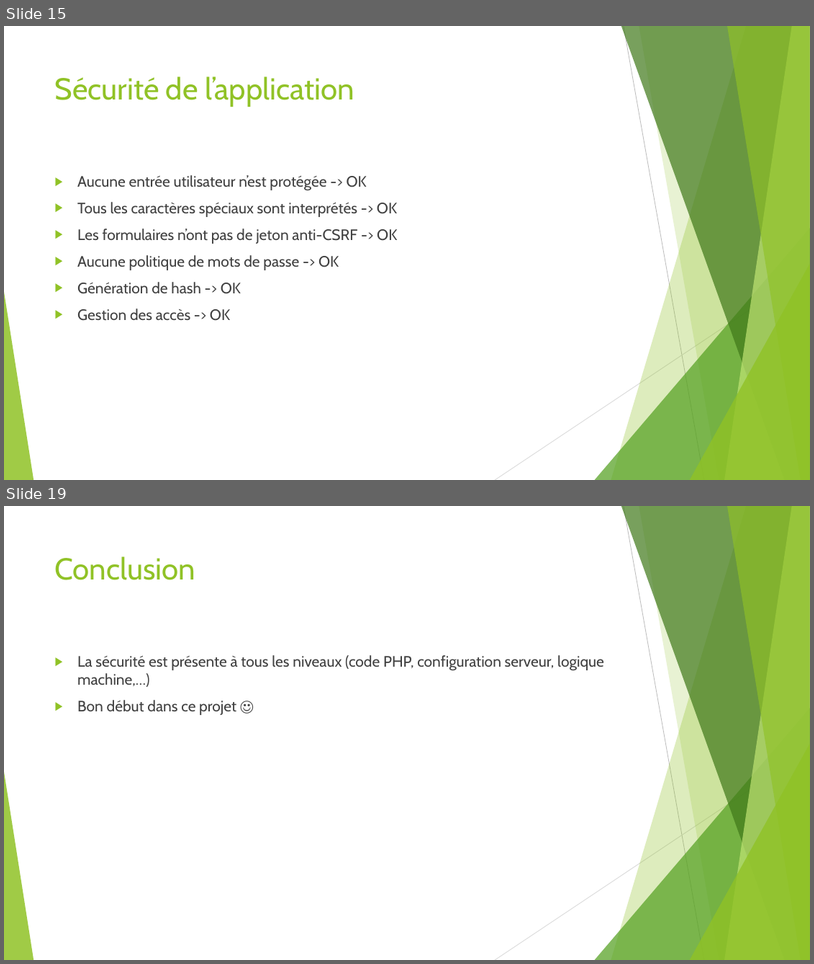
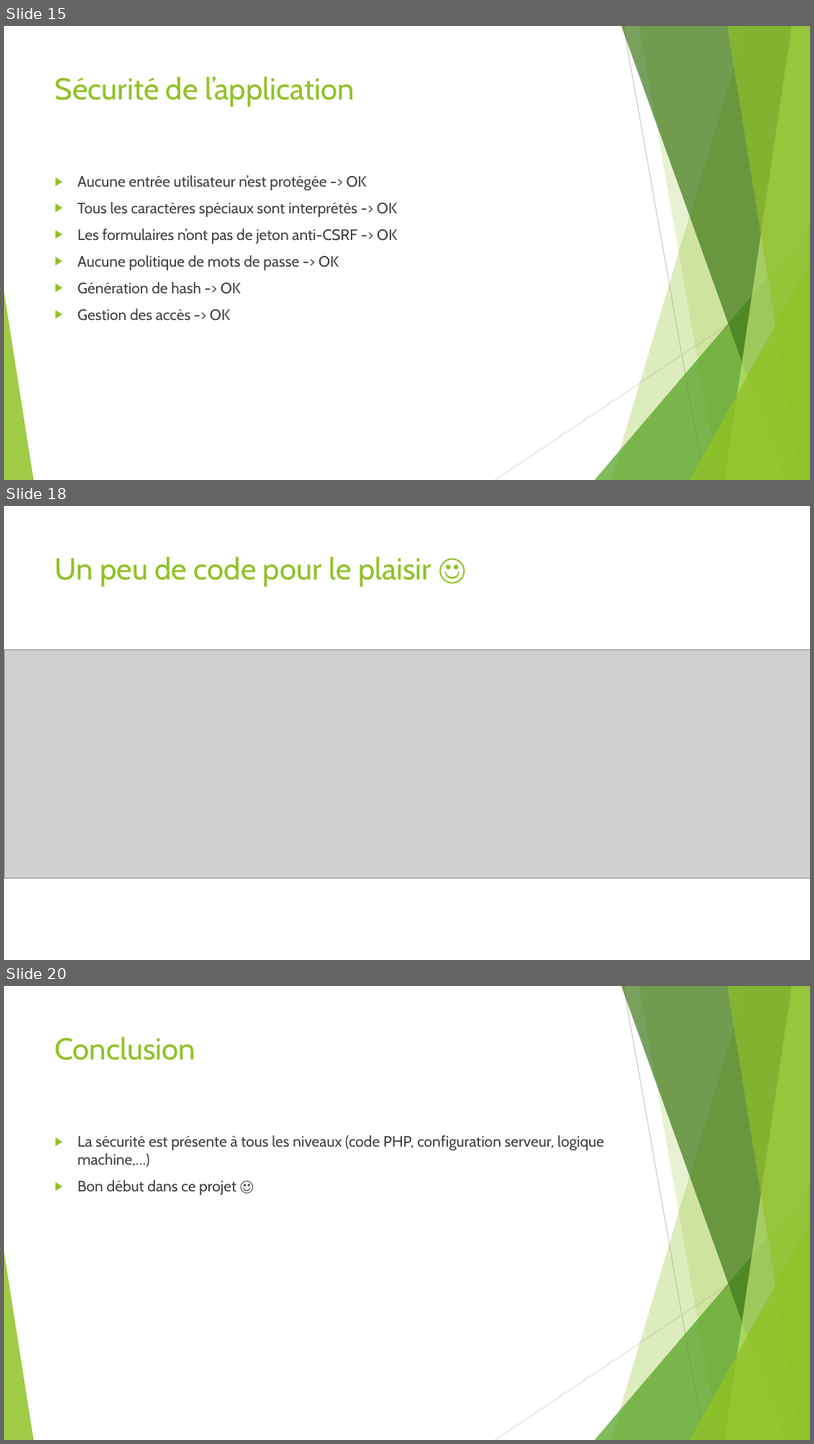
Before and after one commit to ThibaultSchowing/html, a slide deck: Présentation/STI_Schowing_Zharkova.pptx. Shown one above the other, each under a label of ours: slides 15 and 19 before the commit, slides 15, 18 and 20 after it; the slides between them are not shown. The pictures are 814x964 and 814x1444 pixels, drawn with LibreOffice and Linux fonts; fonts in the diff are those of the drawing; grey boxes stand for pictures. Boxes give left, top, right and bottom in pixels: in the first picture for what was removed or moved away, otherwise in the second. Text is boxed around its words. In the diff, an @@ line names an element or a change of style, - is before the commit and + after.

```diff
--- a/Présentation/STI_Schowing_Zharkova.pptx
+++ b/Présentation/STI_Schowing_Zharkova.pptx
@@ slide 18 added at <box>4,506,810,960</box>, background #FFFFFF; not listed: 10 template elements that a slide beside it also shows @@
@@ rectangle added at <box>4,506,810,960</box>, fill #FFFFFF @@
@@ title added at <box>55,556,432,587</box>, 36 pt, text #90C226 @@
+Un peu de code pour le plaisir ☺
@@ picture added at <box>4,650,810,878</box> @@
@@ what was slide 19 is now slide 20 @@
```
Also in this commit, not shown: 3 slides changed.
